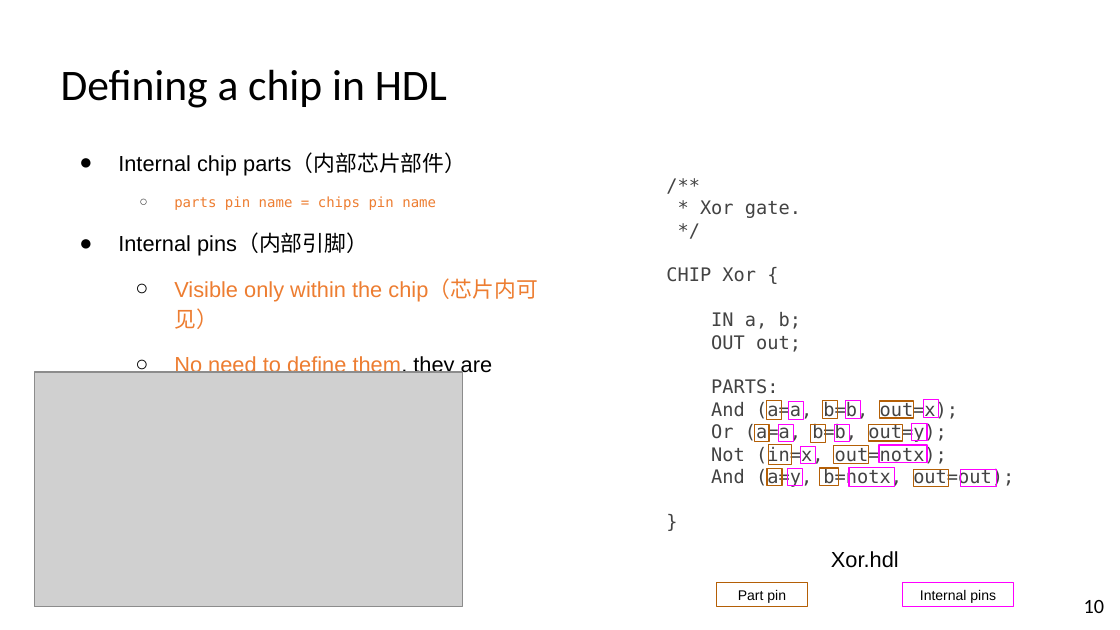
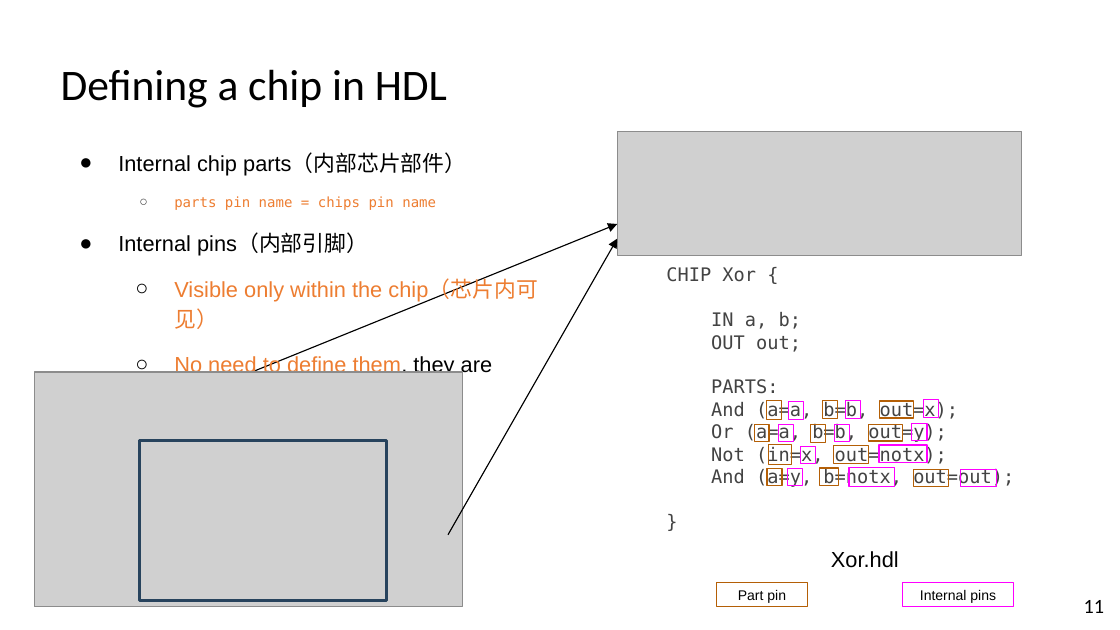
Before and after one commit to vcboy1/Leeds, a slide deck: slide 11 of 26fall/1860/Lecture/Week1.5/Lab 1.5.1 HDL & CAD Intro LAB 1.pptx (slide 10 before the commit). Drawn at 1120x630 pixels with LibreOffice and Linux fonts; fonts in the diff are those of the drawing; grey boxes stand for pictures; background and template pictures are left out. Boxes give left, top, right and bottom in pixels: in the first picture for what was removed or moved away, otherwise in the second. Text is boxed around its words. In the diff, an @@ line names an element or a change of style, - is before the commit and + after.

```diff
--- a/26fall/1860/Lecture/Week1.5/Lab 1.5.1 HDL & CAD Intro LAB 1.pptx
+++ b/26fall/1860/Lecture/Week1.5/Lab 1.5.1 HDL & CAD Intro LAB 1.pptx
@@ picture added at [617, 131, 1021, 255] @@
@@ arrow added from (140, 418) to (617, 224), #000000 0.75 pt @@
@@ arrow added from (448, 534) to (617, 239), #000000 0.75 pt @@
@@ rectangle added at [140, 440, 386, 600], outline #28445D 2 pt @@
@@ page number at [1084, 600, 1104, 613]: text changed @@
-10
+11
```
Also in this commit, not shown: 4 other slides changed, 3 slides added, 20 other files.
